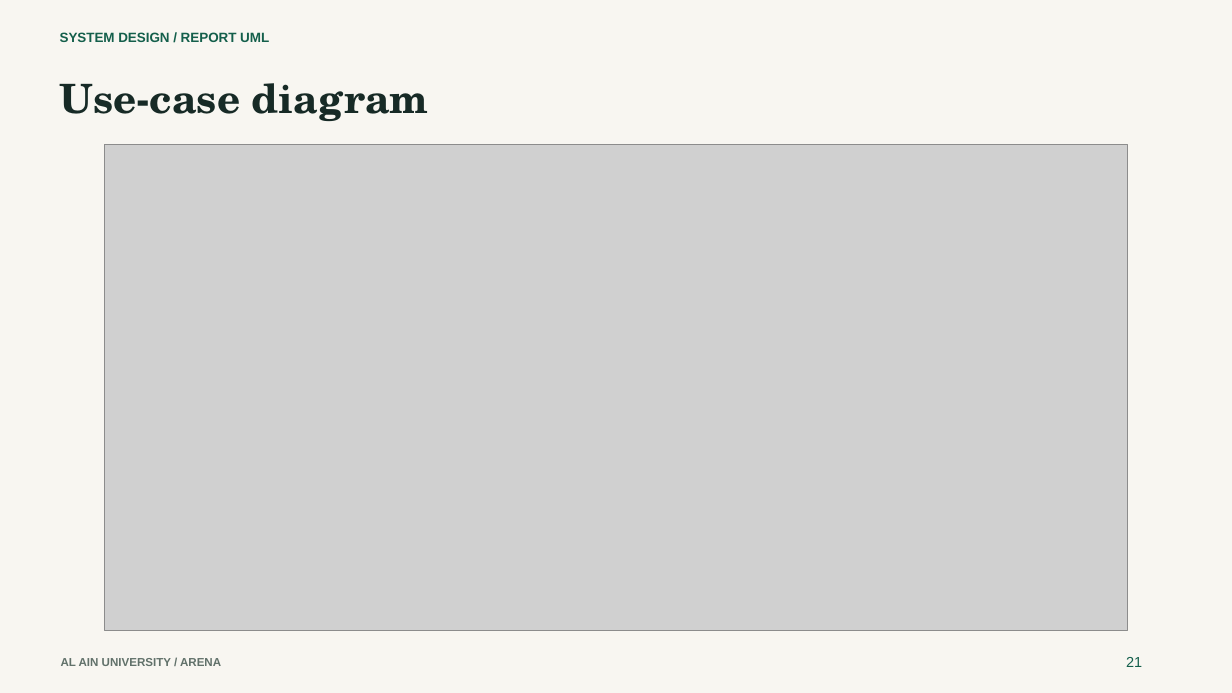
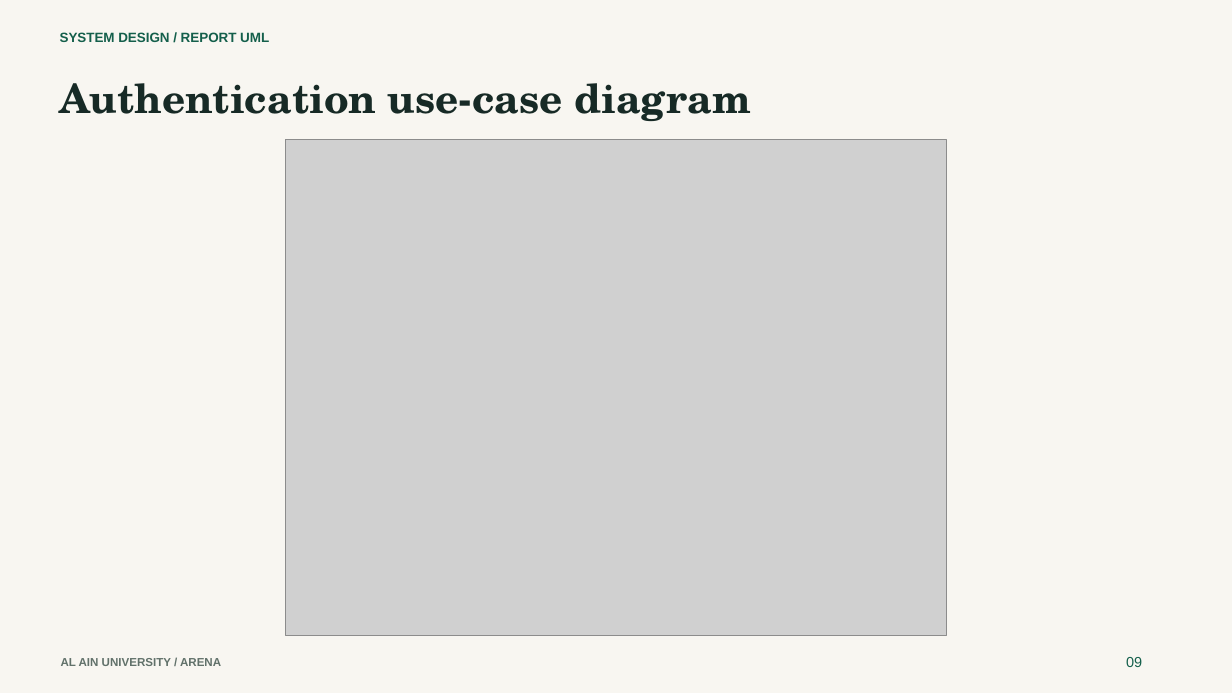
Before and after one commit to V1R3S/OOAD_CCMS, a slide deck: slide 9 of presentation/Arena-presentation.pptx. Drawn at 1232x693 pixels with LibreOffice and Linux fonts; fonts in the diff are those of the drawing; grey boxes stand for pictures. Boxes give left, top, right and bottom in pixels: in the first picture for what was removed or moved away, otherwise in the second. Text is boxed around its words. In the diff, an @@ line names an element or a change of style, - is before the commit and + after.

```diff
--- a/presentation/Arena-presentation.pptx
+++ b/presentation/Arena-presentation.pptx
@@ text at box(60, 83, 751, 121): text changed @@
-Use-case diagram
+Authentication use-case diagram
@@ picture: place and size @@
-picture at box(104, 144, 1128, 630)
+picture at box(286, 140, 946, 635)
@@ text at box(1126, 657, 1142, 667): text changed @@
-21
+09
```
Also in this commit, not shown: 11 other slides changed, 14 other files.
